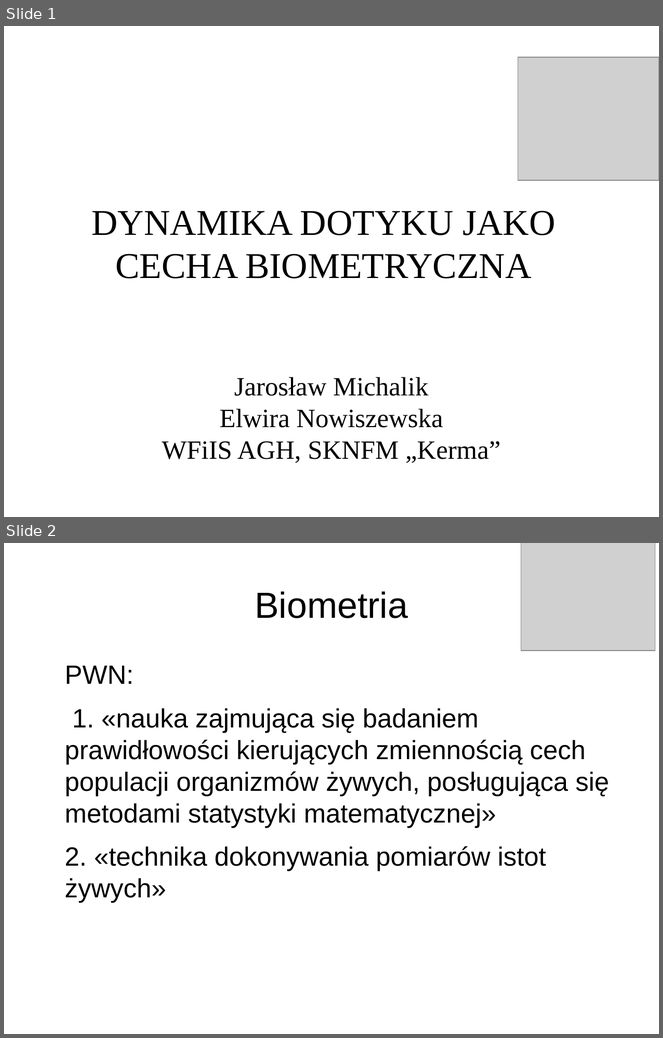
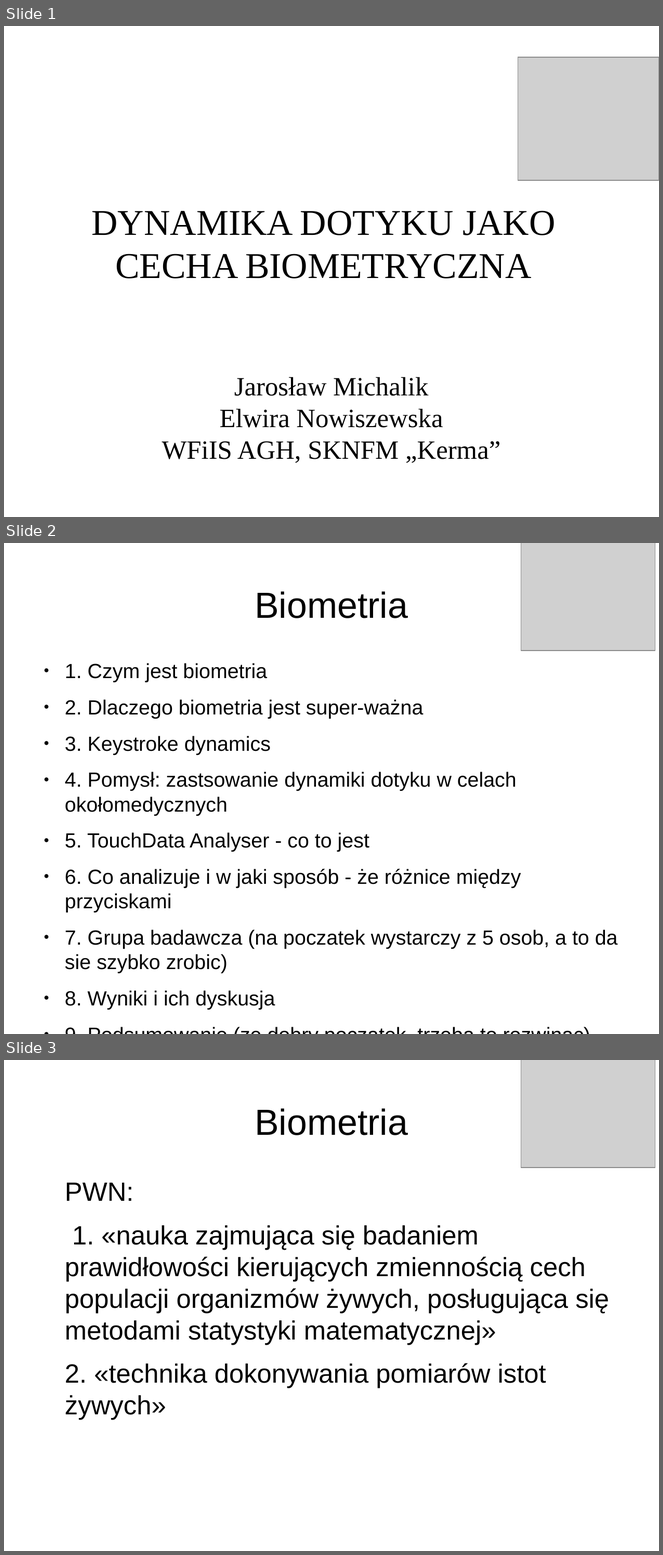
Before and after one commit to rozkminiacz/TouchDataAnalysisAndStuff, a slide deck: prezentacja/agh-kerma-szablon-cyjan.odp. Shown one above the other, each under a label of ours: slides 1 and 2 before the commit, slides 1, 2 and 3 after it. The pictures are 663x1038 and 663x1555 pixels, drawn with LibreOffice and Linux fonts; fonts in the diff are those of the drawing; grey boxes stand for pictures; background and template pictures are left out. Boxes give left, top, right and bottom in pixels: in the first picture for what was removed or moved away, otherwise in the second. Text is boxed around its words. In the diff, an @@ line names an element or a change of style, - is before the commit and + after.

```diff
--- a/prezentacja/agh-kerma-szablon-cyjan.odp
+++ b/prezentacja/agh-kerma-szablon-cyjan.odp
@@ slide 2 added at (4, 543, 659, 1034), background picture (left out) @@
@@ picture added at (521, 543, 655, 651) @@
@@ title added at (255, 591, 408, 618), 44 pt, text #000000 @@
+Biometria
@@ text added at (65, 663, 618, 1010), 24.8 pt, text #000000 @@
+● 1. Czym jest biometria
+● 2. Dlaczego biometria jest super-ważna
+● 3. Keystroke dynamics
+● 4. Pomysł: zastsowanie dynamiki dotyku w celach okołomedycznych
+● 5. TouchData Analyser - co to jest
+● 6. Co analizuje i w jaki sposób - że różnice między przyciskami
+● 7. Grupa badawcza (na poczatek wystarczy z 5 osob, a to da sie szybko zrobic)
+● 8. Wyniki i ich dyskusja
+● 9. Podsumowanie (ze dobry poczatek, trzeba to rozwinac)
@@ what was slide 2 is now slide 3 @@
```
Also in this commit, not shown: 7 other slides added, 32 other files.
